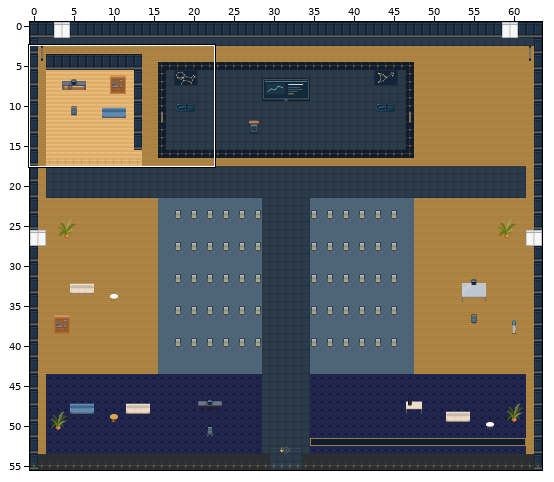
Two versions of a level (Tiled map (JSON), maps/preview/solar-hall.tmj). Above: a wide view before the commit, with the close-up outlined.
Close-up. Before the commit:
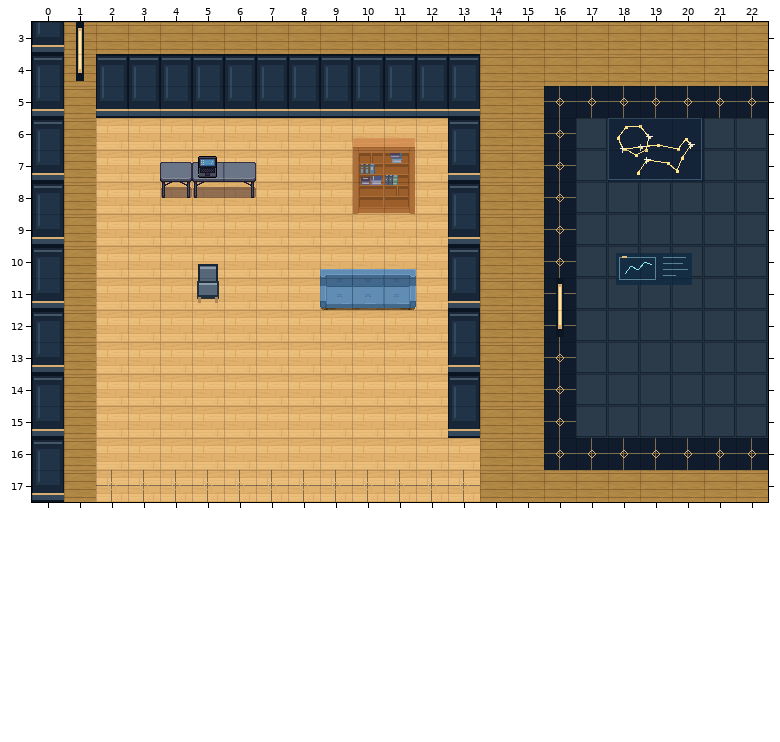
Cells are 32x32 px. Shown: x 0..22, y 3..17. The commit also changed other parts of the map, which this record leaves out.
The same view after the edit:
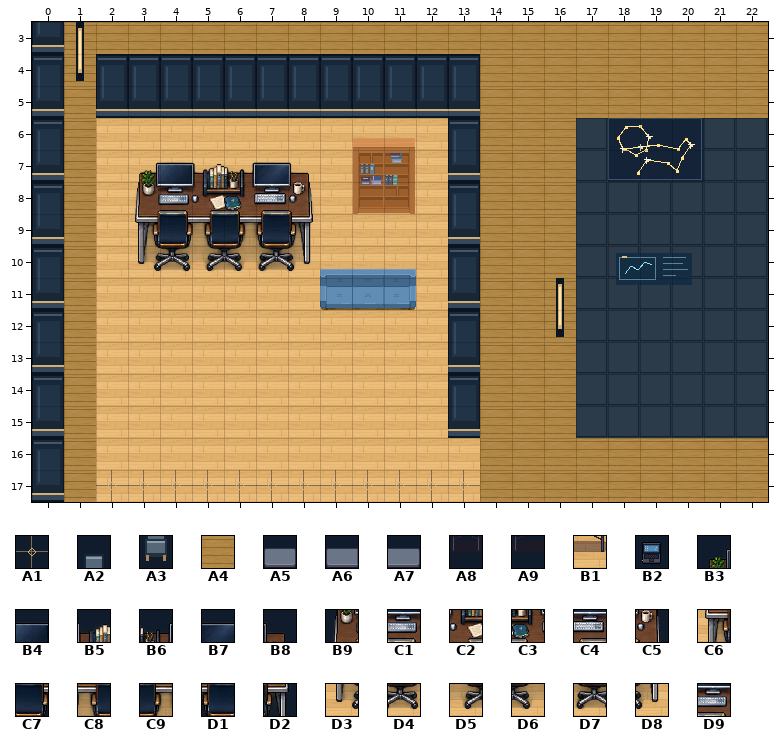
Key: from "art-0": A1 15, A2 270, A3 286; from "art-1": A4 355; from "art-2": A5 8, A6 9, A7 10, A8 12, A9 13, B1 14; from "art-3": B2 1; from "art-6": B3 0, B4 1, B5 2, B6 3, B7 4, B8 5, B9 16, C1 17, C2 18, C3 19, C4 20, C5 21, C6 32, C7 33, C8 34, C9 35, D1 36, D2 37, D3 48, D4 49, D5 50, D6 51, D7 52, D8 53; from "navigation-mask": D9 1.
__ is an empty cell, .. an unchanged one.
See-through tiles are keyed as they look on the map.
Change:
--- layer "terrain"
@@ x 16..22 @@
- 5 A1 A1 A1 A1 A1 A1 A1
- 6 A1 .. .. .. .. .. ..
- 7 A1 .. .. .. .. .. ..
- 8 A1 .. .. .. .. .. ..
- 9 A1 .. .. .. .. .. ..
-10 A1 .. .. .. .. .. ..
-11 A1 .. .. .. .. .. ..
-12 A1 .. .. .. .. .. ..
-13 A1 .. .. .. .. .. ..
-14 A1 .. .. .. .. .. ..
-15 A1 .. .. .. .. .. ..
-16 A1 A1 A1 A1 A1 A1 A1
+ 5 A4 A4 A4 A4 A4 A4 A4
+ 6 A4 .. .. .. .. .. ..
+ 7 A4 .. .. .. .. .. ..
+ 8 A4 .. .. .. .. .. ..
+ 9 A4 .. .. .. .. .. ..
+10 A4 .. .. .. .. .. ..
+11 A4 .. .. .. .. .. ..
+12 A4 .. .. .. .. .. ..
+13 A4 .. .. .. .. .. ..
+14 A4 .. .. .. .. .. ..
+15 A4 .. .. .. .. .. ..
+16 A4 A4 A4 A4 A4 A4 A4
--- layer "scenery-belowAvatar-0"
@@ x 3..8 @@
- 7 __ A5 A6 A7 __ __
- 8 __ A8 A9 B1 __ __
- 9 __ __ __ __ __ __
-10 __ __ A2 __ __ __
-11 .. .. A3 .. .. ..
+ 7 B3 B4 B5 B6 B7 B8
+ 8 B9 C1 C2 C3 C4 C5
+ 9 C6 C7 C8 C9 D1 D2
+10 D3 D4 D5 D6 D7 D8
+11 .. .. __ .. .. ..
--- layer "scenery-belowAvatar-1"
@@ x 5..5 @@
- 7 B2
+ 7 __
--- layer "physical-collisions"
@@ x 3..8 @@
- 7 __ __ __ __ __ __
- 8 __ .. .. .. __ __
- 9 __ __ __ __ __ __
-10 __ __ __ __ __ __
-11 .. .. D9 .. .. ..
+ 7 D9 D9 D9 D9 D9 D9
+ 8 D9 .. .. .. D9 D9
+ 9 D9 D9 D9 D9 D9 D9
+10 D9 D9 D9 D9 D9 D9
+11 .. .. __ .. .. ..
